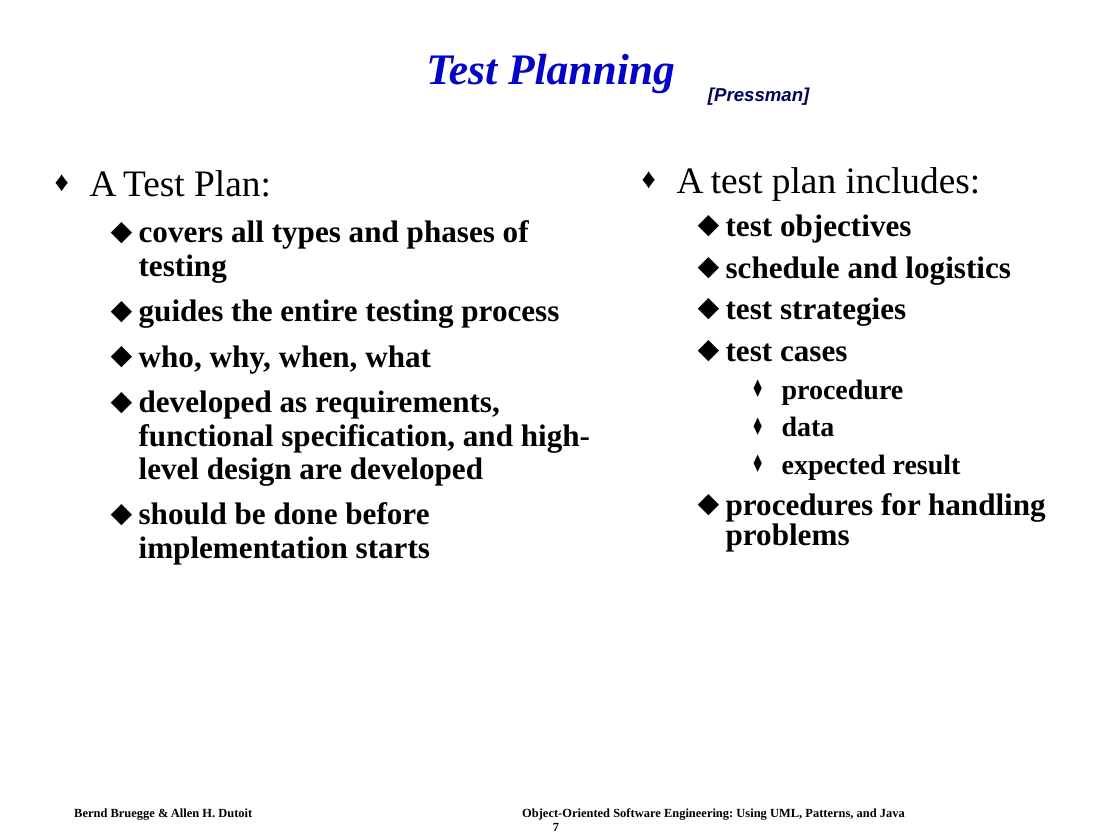
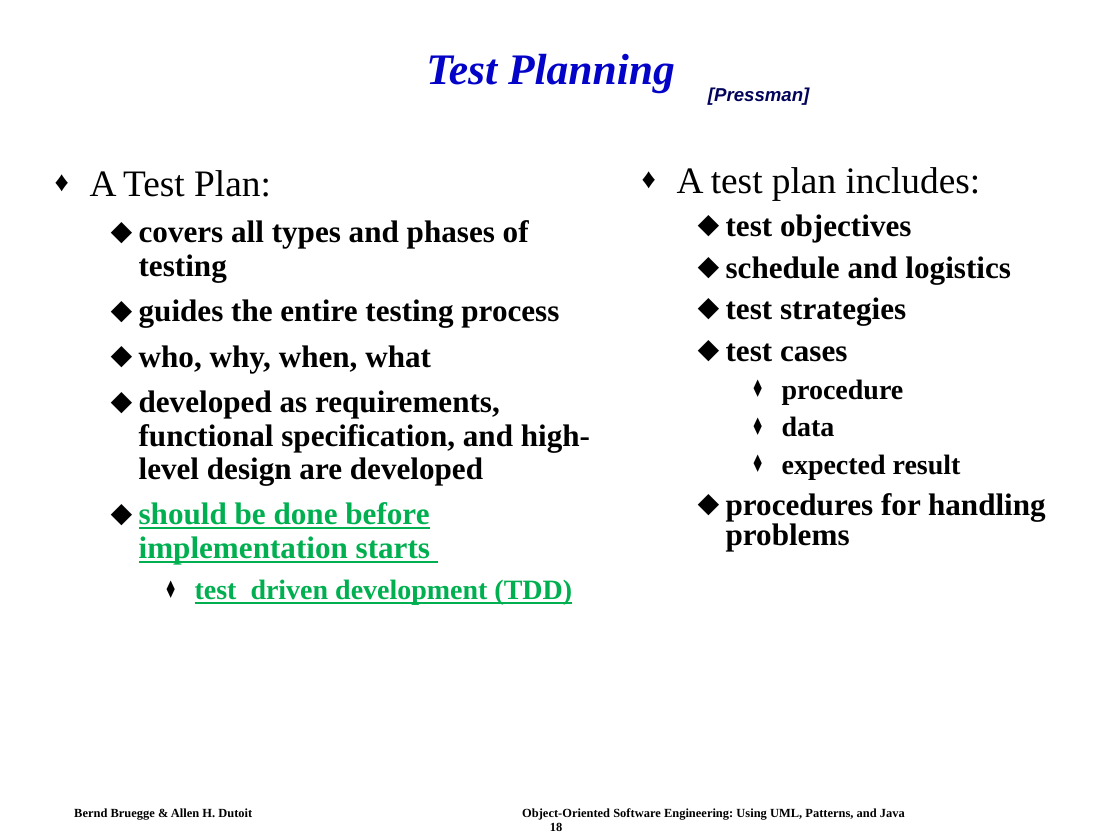
Before and after one commit to swtv-kaist/cs350-fall25, a slide deck: slide 18 of slides/lec21-ch11-testing-OOSE.ppt (slide 7 before the commit). Drawn at 1120x840 pixels with LibreOffice and Linux fonts; fonts in the diff are those of the drawing. Boxes give left, top, right and bottom in pixels: in the first picture for what was removed or moved away, otherwise in the second. Text is boxed around its words. In the diff, an @@ line names an element or a change of style, - is before the commit and + after.

```diff
--- a/slides/lec21-ch11-testing-OOSE.ppt
+++ b/slides/lec21-ch11-testing-OOSE.ppt
@@ text at [139, 502, 430, 564]: text colour #000000 to #00B050, underline on in "should be done before implementation starts" @@
@@ text at [195, 579, 572, 605]: paragraph added @@
+    ⧫ test driven development (TDD)
@@ text at [74, 808, 905, 831]: text changed @@
-Bernd Bruegge & Allen H. Dutoit Object-Oriented Software Engineering: Using UML, Patterns, and Java 7
+Bernd Bruegge & Allen H. Dutoit Object-Oriented Software Engineering: Using UML, Patterns, and Java 18
```
Also in this commit, not shown: 8 other slides changed, 10 slides added, 22 slides removed, 1 other file.
